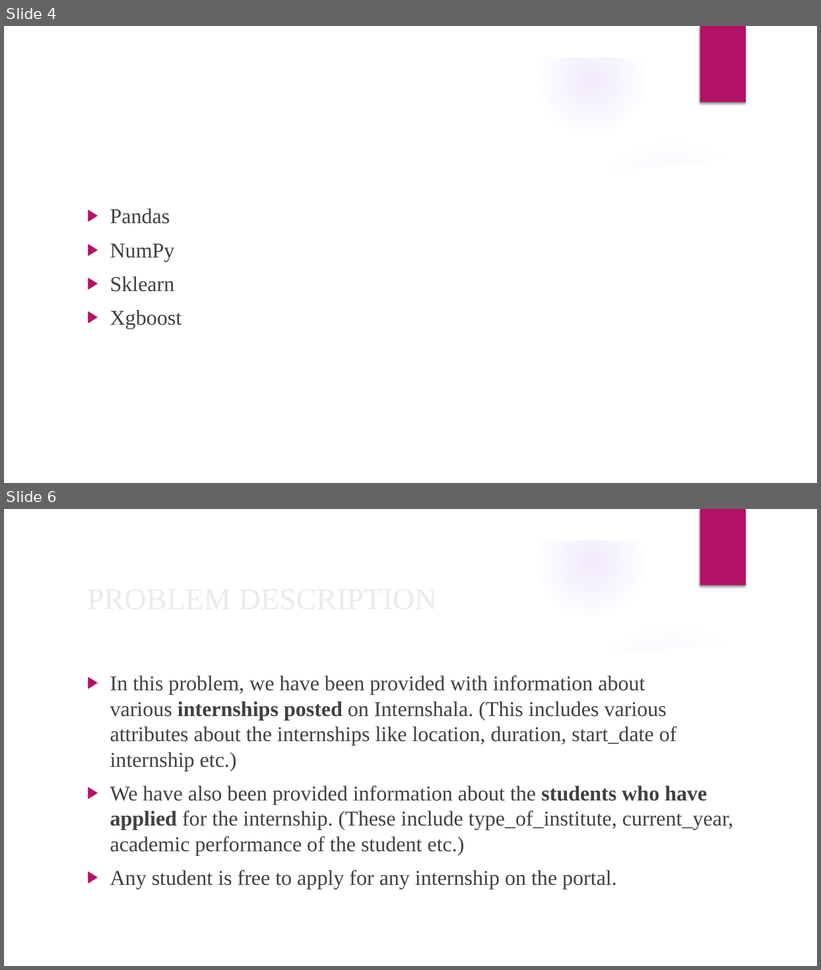
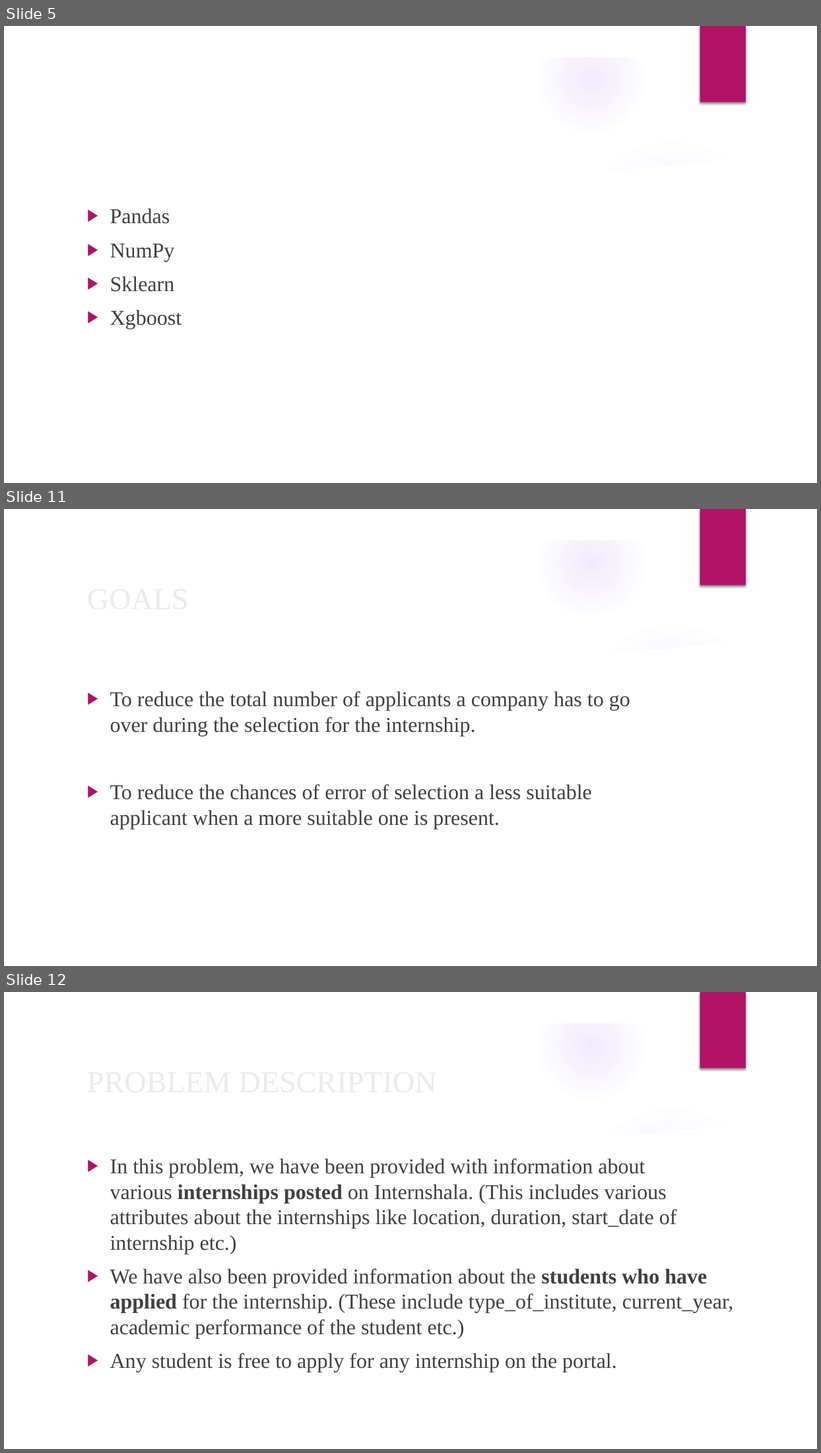
Before and after one commit to nihitjain11/IBM_MiniProject-II, a slide deck: Presentation1.pptx. Shown one above the other, each under a label of ours: slides 4 and 6 before the commit, slides 5, 11 and 12 after it; the slides between them are not shown. The pictures are 821x970 and 821x1453 pixels, drawn with LibreOffice and Linux fonts; fonts in the diff are those of the drawing; background and template pictures are left out. Boxes give left, top, right and bottom in pixels: in the first picture for what was removed or moved away, otherwise in the second. Text is boxed around its words. In the diff, an @@ line names an element or a change of style, - is before the commit and + after.

```diff
--- a/Presentation1.pptx
+++ b/Presentation1.pptx
@@ slide 11 added at bbox=[4, 509, 817, 966], background picture (left out); not listed: 9 template elements that a slide beside it also shows @@
@@ title added at bbox=[81, 574, 665, 621], 36 pt, text #EBEBEB @@
+GOALS
@@ text added at bbox=[110, 691, 630, 830], 25 pt, text #404040 @@
+▶ To reduce the total number of applicants a company has to go over during the selection for the internship.
+▶ To reduce the chances of error of selection a less suitable applicant when a more suitable one is present.
@@ what was slide 4 is now slide 5 @@
@@ what was slide 6 is now slide 12 @@
```
Also in this commit, not shown: 3 slides changed, 4 other slides added.
